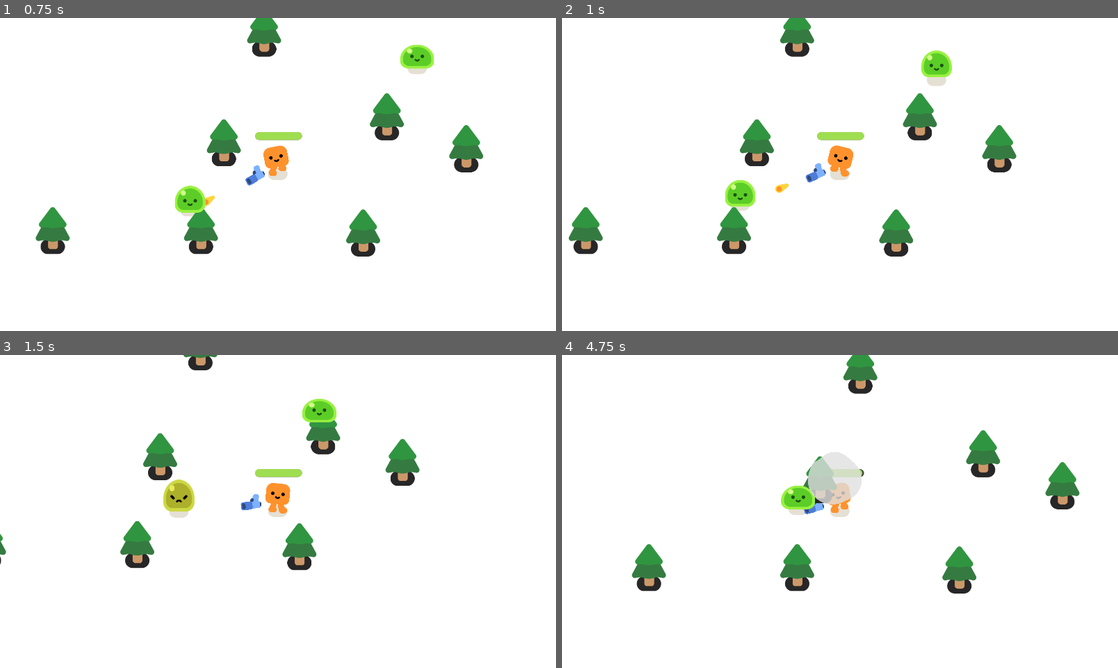
Above: before the commit, frames 1-4 (two rows, left to right).
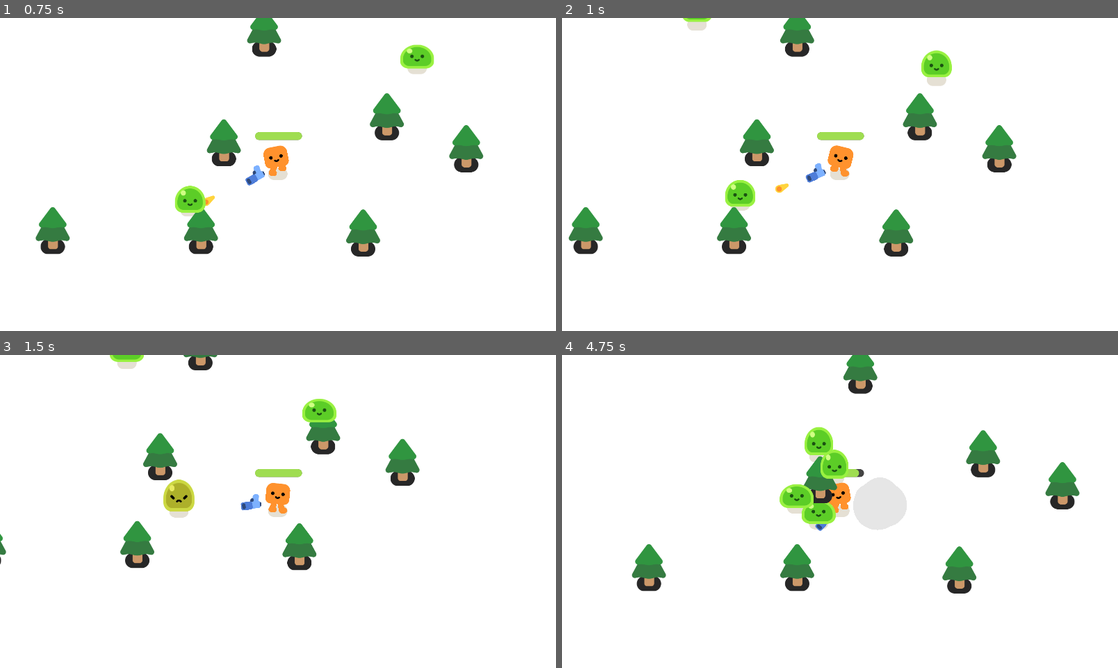
Above: after the commit, the same moments.

Repository: Akapaya/2D-SurvivalGodot
Game: Godot game, scene res://survivors_game.tscn
The game is run twice, just before and just after one commit, with the same random seed, the same clock (stepped at 60 frames per second) and the same inputs.
Inputs:
- Up to frame 1 (0.75 s): hold D (move_right) from 0.53 s (still down)
- Up to frame 2 (1 s): keep holding D (move_right)
- Up to frame 3 (1.5 s): release D (move_right) at 1.28 s; hold S (move_down) from 1.28 s (still down)
- Up to frame 4 (4.75 s): release S (move_down) at 2.03 s; hold D (move_right) 2.03-2.78 s; hold W (move_up) 2.78-3.53 s; hold A (move_left) from 3.53 s (still down)

Frame 1 is identical in both runs. In frame 2, 0.1% of the frame differs, in the area x 21-27%, y 0-4%; in frame 3, 0.2%; in frame 4, 3.4%, in the area x 39-62%, y 22-57%.

Commit message:
Created monster spawn
Created monster spawn

Diff:
--- /dev/null
+++ b/survivors_game.gd
@@ -0,0 +1,14 @@
+extends Node2D
+
+func _ready():
+	spawn_mob()
+
+func spawn_mob():
+	var mob = preload("res://Fabs/Mobs/Slime1.tscn").instantiate()
+	%PathFollow2D.progress_ratio = randf()
+	mob.global_position = %PathFollow2D.global_position
+	add_child(mob)
+
+
+func _on_timer_timeout():
+	spawn_mob()
--- a/survivors_game.tscn
+++ b/survivors_game.tscn
@@ -1,11 +1,19 @@
-[gd_scene load_steps=4 format=3 uid="uid://bffeo51uuueyf"]
+[gd_scene load_steps=6 format=3 uid="uid://bffeo51uuueyf"]
 
+[ext_resource type="Script" path="res://survivors_game.gd" id="1_6hm33"]
 [ext_resource type="PackedScene" uid="uid://cnqemgq8yr2m6" path="res://Player.tscn" id="1_utxvu"]
 [ext_resource type="PackedScene" uid="uid://xt5kjhxr6kpa" path="res://Fabs/Environment/tree1.tscn" id="2_1x4l1"]
 [ext_resource type="PackedScene" uid="uid://p8fm7j7vir6p" path="res://Fabs/Mobs/Slime1.tscn" id="3_2yr8q"]
 
+[sub_resource type="Curve2D" id="Curve2D_1ha1p"]
+_data = {
+"points": PackedVector2Array(0, 0, 0, 0, -203, -185, 0, 0, 0, 0, -230, 1800, 0, 0, 0, 0, 2688, 1732, 0, 0, 0, 0, 2675, -163, 0, 0, 0, 0, -203, -185, 0, 0, 0, 0, 2675, -158, 0, 0, 0, 0, -203, -185)
+}
+point_count = 7
+
 [node name="Game" type="Node2D"]
 y_sort_enabled = true
+script = ExtResource("1_6hm33")
 
 [node name="CanvasLayer" type="CanvasLayer" parent="."]
 layer = -30
@@ -20,6 +28,15 @@
 [node name="Player" parent="." instance=ExtResource("1_utxvu")]
 position = Vector2(964, 543)
 moveVelocity = 400
+
+[node name="Path2D" type="Path2D" parent="Player"]
+position = Vector2(-964, -543)
+curve = SubResource("Curve2D_1ha1p")
+
+[node name="PathFollow2D" type="PathFollow2D" parent="Player/Path2D"]
+unique_name_in_owner = true
+position = Vector2(-203, -185)
+rotation = 1.5844
 
 [node name="Trees" type="Node" parent="."]
 
@@ -84,3 +101,8 @@
 
 [node name="Mob4" parent="Node" instance=ExtResource("3_2yr8q")]
 position = Vector2(1680, 71)
+
+[node name="Timer" type="Timer" parent="."]
+autostart = true
+
+[connection signal="timeout" from="Timer" to="." method="_on_timer_timeout"]
